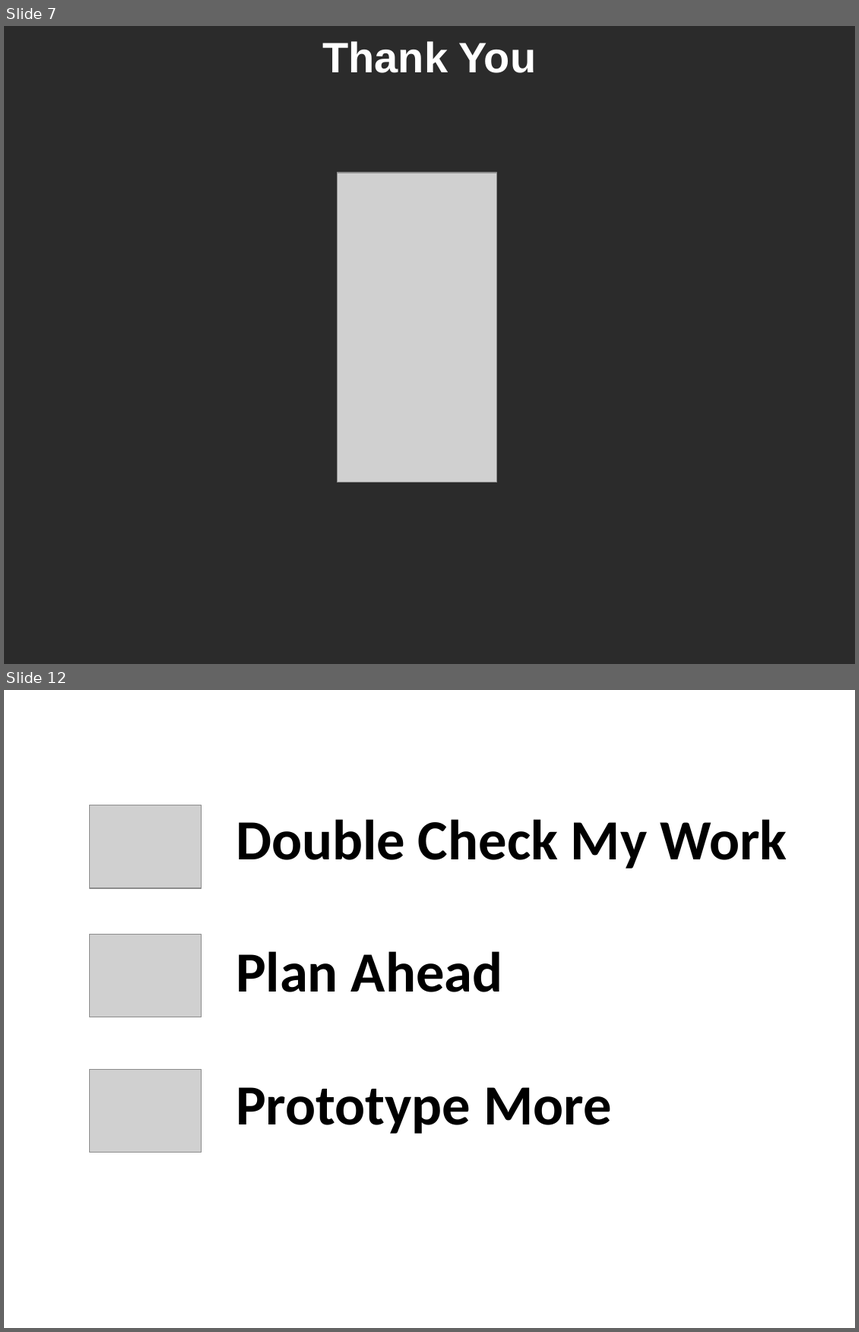
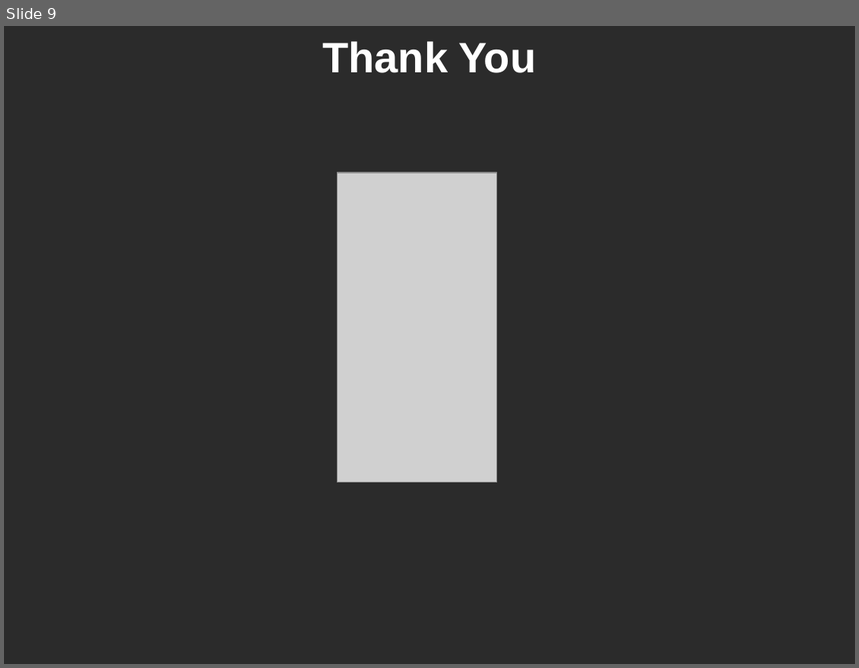
Before and after one commit to ominux/ece532, a slide deck: project/april_11/john.pptx. Shown one above the other, each under a label of ours: slides 7 and 12 before the commit, slide 9 after it; the slides between them are not shown. The pictures are 859x1332 and 859x668 pixels, drawn with LibreOffice and Linux fonts; fonts in the diff are those of the drawing; grey boxes stand for pictures; background and template pictures are left out; a plain dark background stands for a picture behind light text. Boxes give left, top, right and bottom in pixels: in the first picture for what was removed or moved away, otherwise in the second. Text is boxed around its words. In the diff, an @@ line names an element or a change of style, - is before the commit and + after.

```diff
--- a/project/april_11/john.pptx
+++ b/project/april_11/john.pptx
@@ slide 12 removed at [4,690,855,1328], background picture (left out) @@
@@ picture removed at [89,806,201,888] @@
@@ text removed at [236,819,787,869] @@
-Double Check My Work
@@ picture removed at [89,934,201,1017] @@
@@ text removed at [236,951,503,992] @@
-Plan Ahead
@@ picture removed at [89,1070,201,1152] @@
@@ text removed at [236,1087,612,1134] @@
-Prototype More
@@ what was slide 7 is now slide 9 @@
```
Also in this commit, not shown: 1 slide changed, 4 slides added, 6 other slides removed.
